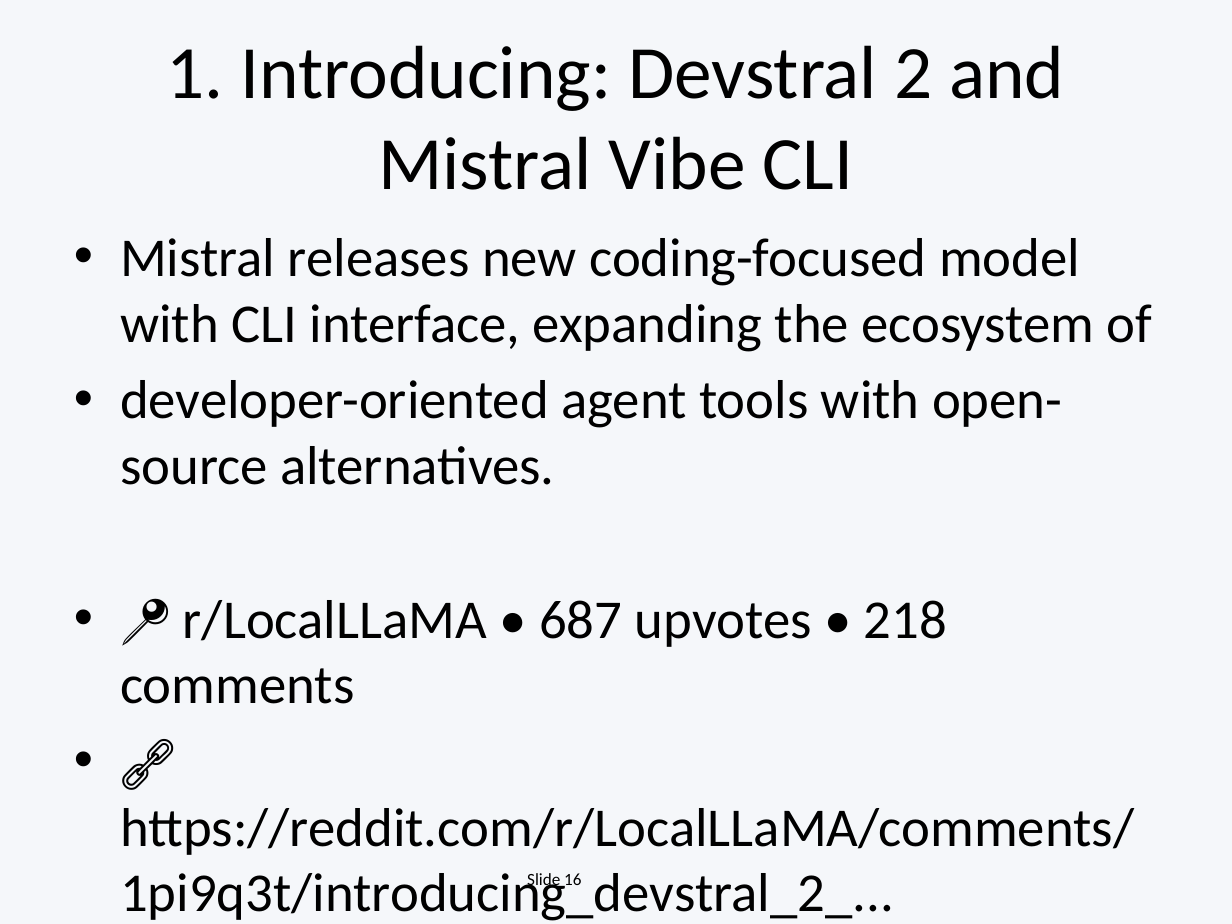
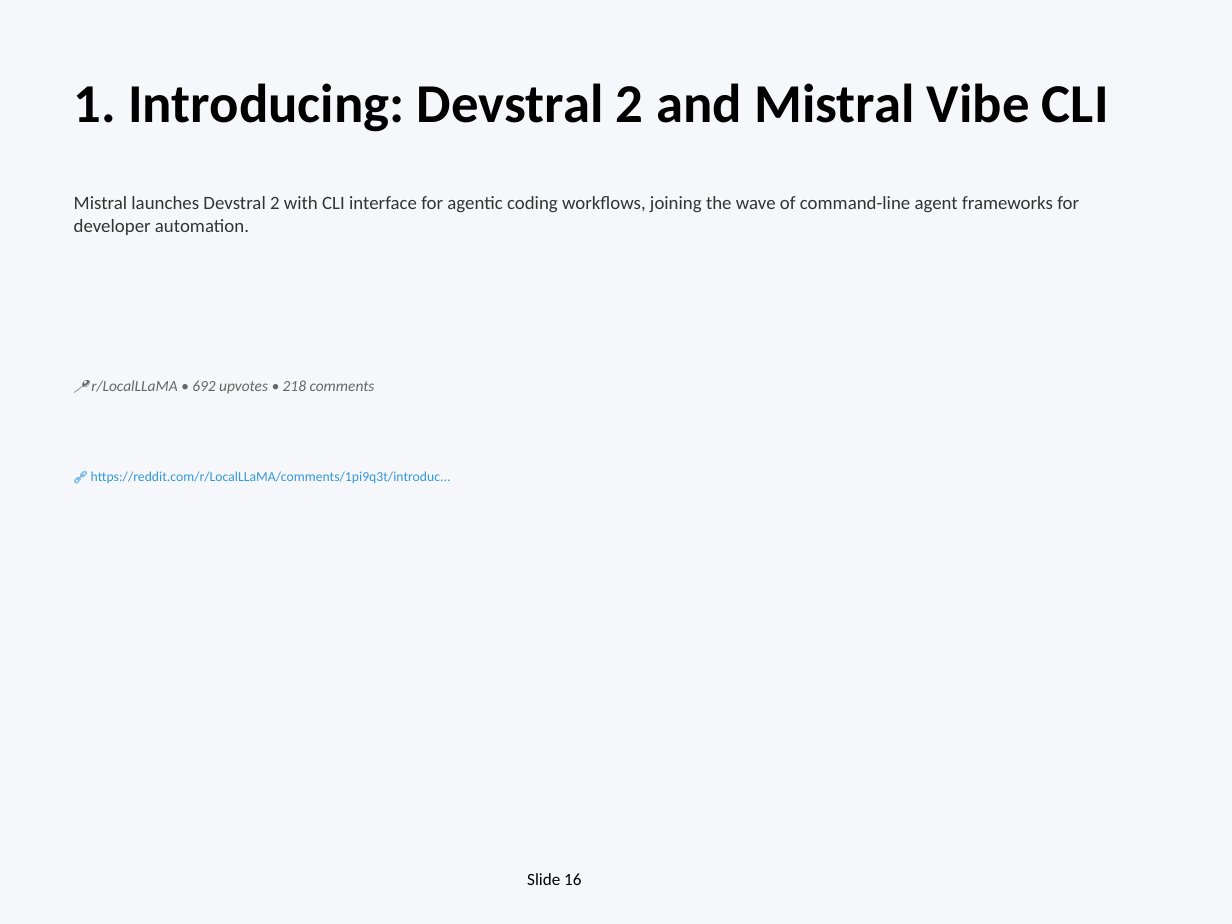
Before and after one commit to EiriniOr/ai-weekly-digest, a slide deck: slide 16 of AI_Weekly_2025-12-15.pptx. Drawn at 1232x924 pixels with LibreOffice and Linux fonts; fonts in the diff are those of the drawing. Boxes give left, top, right and bottom in pixels: in the first picture for what was removed or moved away, otherwise in the second. Text is boxed around its words. In the diff, an @@ line names an element or a change of style, - is before the commit and + after.

```diff
--- a/AI_Weekly_2025-12-15.pptx
+++ b/AI_Weekly_2025-12-15.pptx
@@ text "1. Introducing: Devstral 2 and ...": place and size @@
-text "1. Introducing: Devstral 2 and ..." at <box>166,45,1064,190</box>
+text "1. Introducing: Devstral 2 and ..." at <box>74,83,1109,132</box>
@@ text "1. Introducing: Devstral 2 and ..." at <box>74,83,1109,132</box>: size 44 to 32 pt, bold on; alignment centre to left; vertical alignment middle to top @@
@@ text added at <box>74,196,1079,235</box>, 11 pt, text #333333 @@
+Mistral launches Devstral 2 with CLI interface for agentic coding workflows, joining the wave of command-line agent frameworks for developer automation.
@@ text removed at <box>120,238,1153,921</box> @@
-• Mistral releases new coding-focused model with CLI interface, expanding the ecosystem of
-• developer-oriented agent tools with open-source alternatives.
-• 📍 r/LocalLLaMA • 687 upvotes • 218 comments
-• 🔗 https://reddit.com/r/LocalLLaMA/comments/1pi9q3t/introducing_devstral_2_...
@@ text added at <box>91,380,375,394</box>, 9 pt, text #666666, italic @@
+📍 r/LocalLLaMA • 692 upvotes • 218 comments
@@ text added at <box>91,471,451,483</box>, 8 pt, text #3498DB @@
+🔗 https://reddit.com/r/LocalLLaMA/comments/1pi9q3t/introduc...
```
Also in this commit, not shown: 15 other slides changed, 3 slides added, 8 slides removed, 1 other file.
